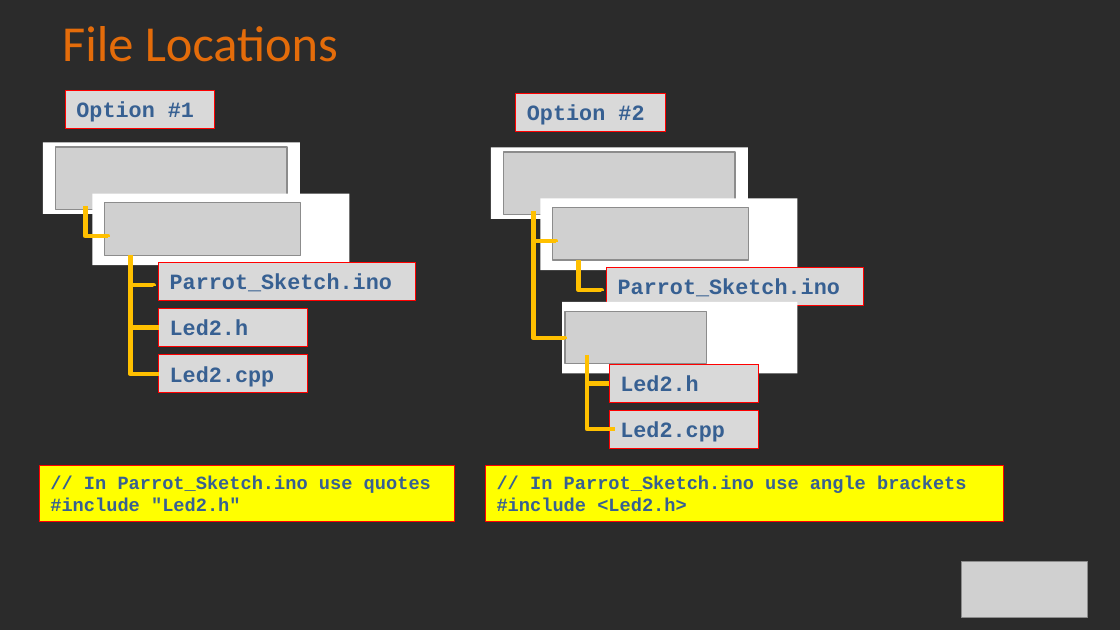
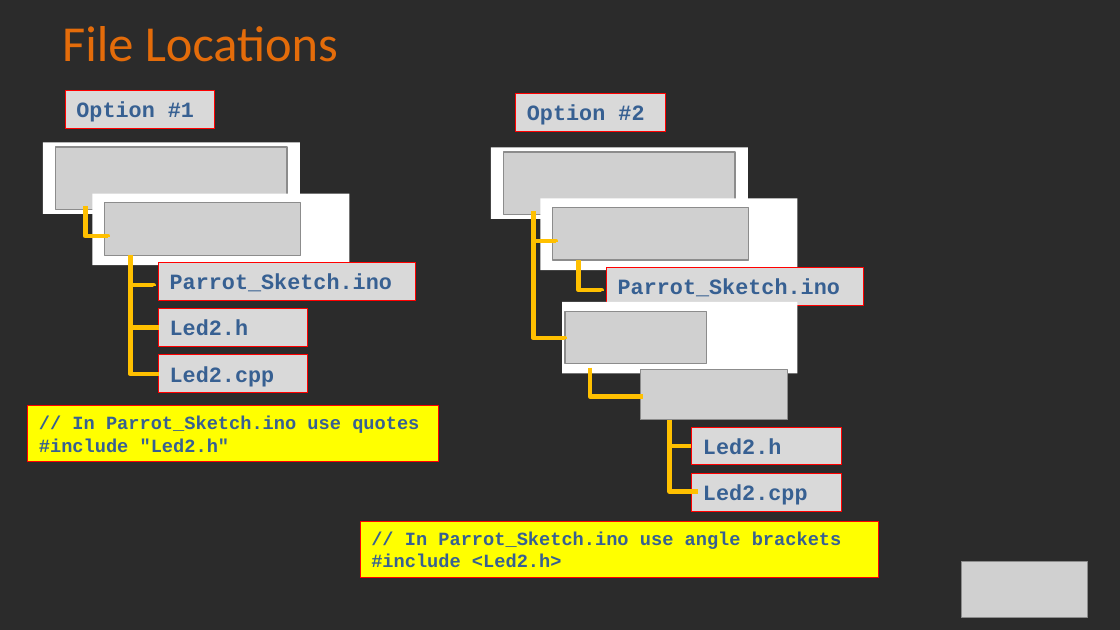
Before and after one commit to Alan-Lomax/MERG-SIG-Presentations, a slide deck: slide 21 of Introduction to Class Programming Part 2.pptx. Drawn at 1120x630 pixels with LibreOffice and Linux fonts; fonts in the diff are those of the drawing; grey boxes stand for pictures; background and template pictures are left out; a plain dark background stands for a picture behind light text. Boxes give left, top, right and bottom in pixels: in the first picture for what was removed or moved away, otherwise in the second. Text is boxed around its words. In the diff, an @@ line names an element or a change of style, - is before the commit and + after.

Commit message:
Update Introduction to Class Programming Part 2.pptx
Revised Slide 21 to clarify that user library files must be one level down from the main libraries folder.

```diff
--- a/Introduction to Class Programming Part 2.pptx
+++ b/Introduction to Class Programming Part 2.pptx
@@ elbow line added from (590, 367) to (643, 396), #FFC000 3 pt @@
@@ picture added at (641, 370, 787, 420) @@
@@ rectangle "// In Parrot_Sketch.ino use quotes": place and size @@
-rectangle "// In Parrot_Sketch.ino use quotes" at (39, 466, 455, 522)
+rectangle "// In Parrot_Sketch.ino use quotes" at (28, 405, 439, 461)
@@ 2 rectangles, 2 elbow lines: place and size @@
-2 rectangles, 2 elbow lines at (587, 355, 758, 449)
+2 rectangles, 2 elbow lines at (670, 418, 841, 512)
@@ rectangle "// In Parrot_Sketch.ino use angle ...": place and size @@
-rectangle "// In Parrot_Sketch.ino use angle ..." at (486, 466, 1005, 522)
+rectangle "// In Parrot_Sketch.ino use angle ..." at (361, 522, 879, 578)
```
